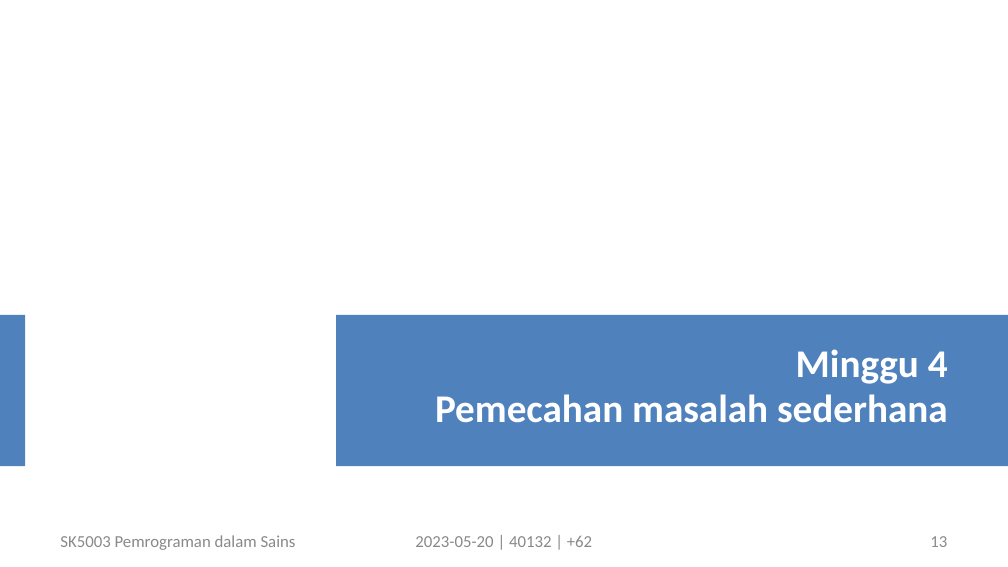
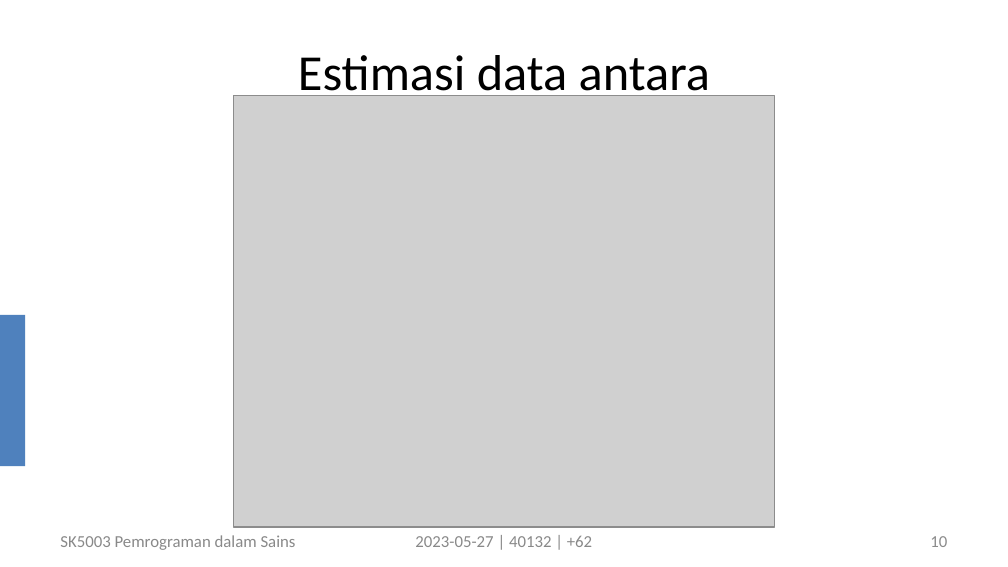
Before and after one commit to dudung/sk5003-02-2022-2, a slide deck: slide 10 of note/10/sk5003_w10_empirical_model_20230527_v0.pptx (slide 13 before the commit). Drawn at 1008x567 pixels with LibreOffice and Linux fonts; fonts in the diff are those of the drawing; grey boxes stand for pictures. Boxes give left, top, right and bottom in pixels: in the first picture for what was removed or moved away, otherwise in the second. Text is boxed around its words. In the diff, an @@ line names an element or a change of style, - is before the commit and + after.

```diff
--- a/note/10/sk5003_w10_empirical_model_20230527_v0.pptx
+++ b/note/10/sk5003_w10_empirical_model_20230527_v0.pptx
@@ title added at [298,55,710,101], 36 pt, text #000000 @@
+Estimasi data antara
@@ picture added at [234,96,775,527] @@
@@ rectangle removed at [336,314,1008,466] @@
@@ text removed at [435,349,948,423] @@
-Minggu 4
-Pemecahan masalah sederhana
@@ text at [415,536,592,547]: text changed @@
-2023-05-20 | 40132 | +62
+2023-05-27 | 40132 | +62
@@ page number at [930,536,947,547]: text changed @@
-13
+10
```
Also in this commit, not shown: 11 other slides changed, 1 slide added, 11 slides removed.
